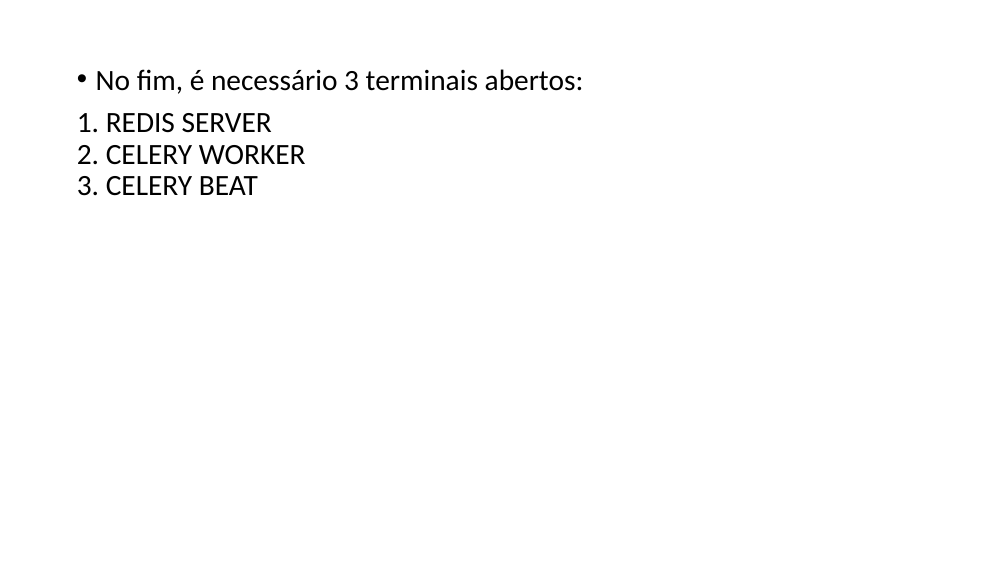
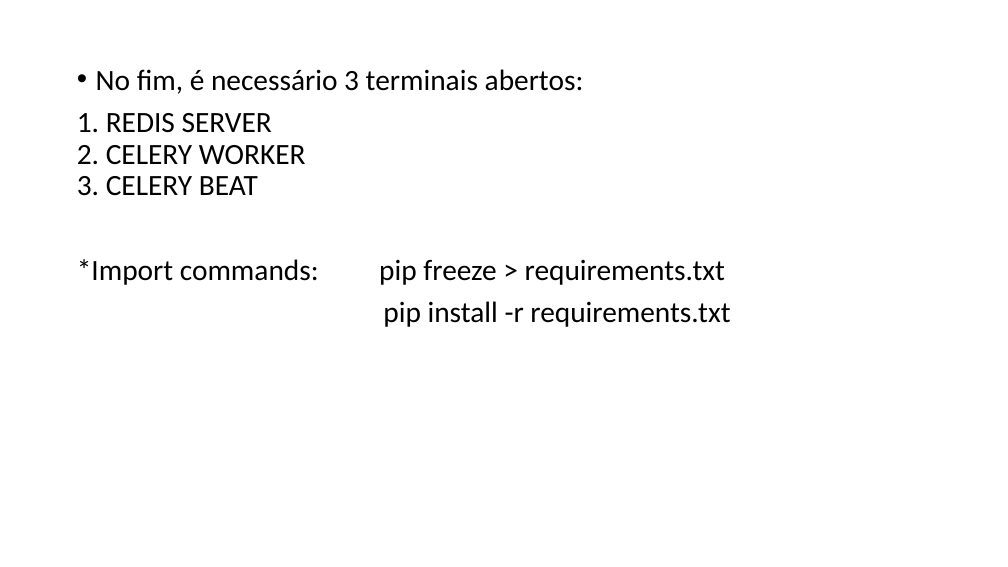
Before and after one commit to ianAraujj/Celery-Django, a slide deck: slide 11 of Django and Celery.pptx. Drawn at 1008x567 pixels with LibreOffice and Linux fonts; fonts in the diff are those of the drawing. Boxes give left, top, right and bottom in pixels: in the first picture for what was removed or moved away, otherwise in the second. Text is boxed around its words. In the diff, an @@ line names an element or a change of style, - is before the commit and + after.

```diff
--- a/Django and Celery.pptx
+++ b/Django and Celery.pptx
@@ text at (x1=77, y1=259, x2=730, y2=327): paragraphs added @@
+*Import commands: pip freeze > requirements.txt
+pip install -r requirements.txt
```
Also in this commit, not shown: 1 other file.
